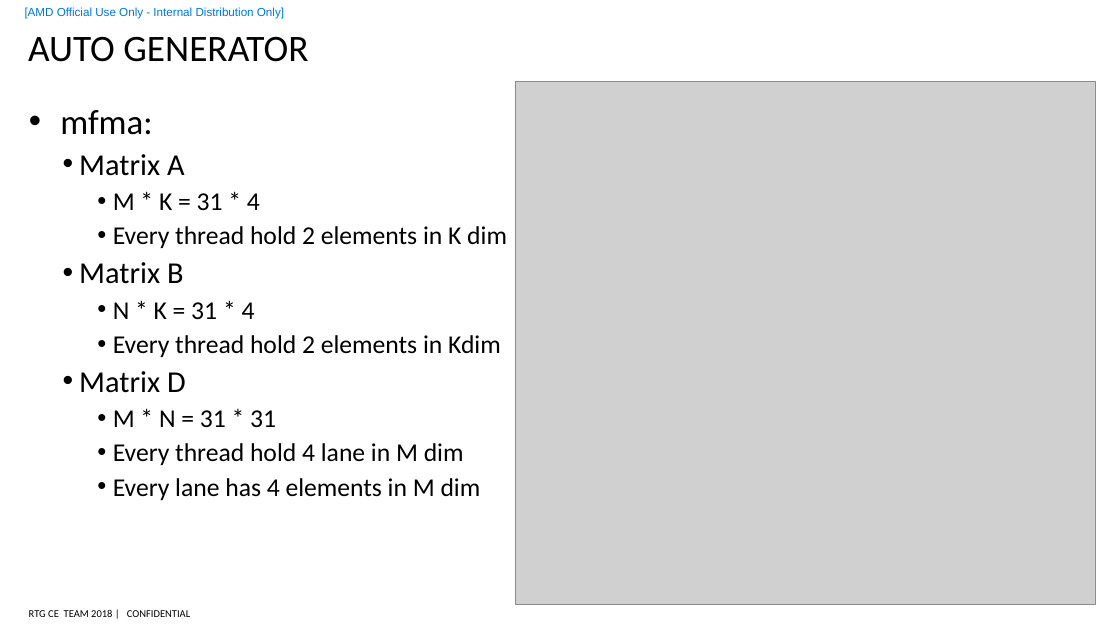
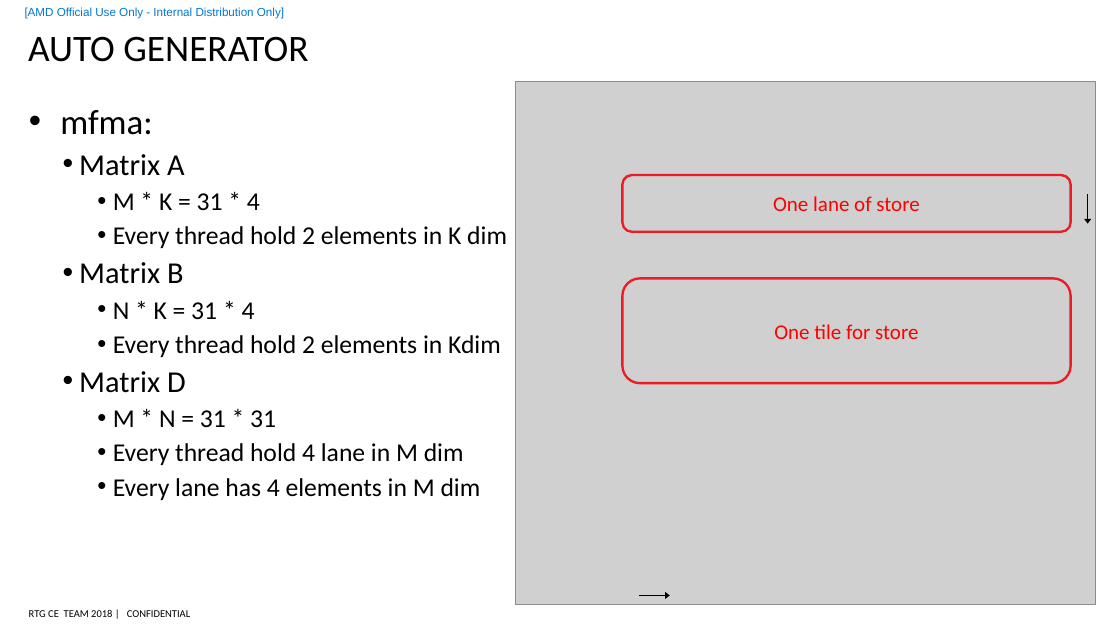
Before and after one commit to feifei14119/TensileLite, a slide deck: slide 4 of doc/mfma gemm.pptx. Drawn at 1120x630 pixels with LibreOffice and Linux fonts; fonts in the diff are those of the drawing; grey boxes stand for pictures; background and template pictures are left out. Boxes give left, top, right and bottom in pixels: in the first picture for what was removed or moved away, otherwise in the second. Text is boxed around its words. In the diff, an @@ line names an element or a change of style, - is before the commit and + after.

```diff
--- a/doc/mfma gemm.pptx
+++ b/doc/mfma gemm.pptx
@@ rounded rectangle added at bbox=[623, 175, 1071, 232], outline #ED1C24 2 pt, 18 pt, text #FF0000 @@
+One lane of store
@@ arrow added from (1088, 194) to (1088, 223), #000000 0.75 pt @@
@@ rounded rectangle added at bbox=[623, 278, 1071, 383], outline #ED1C24 2 pt, 18 pt, text #FF0000 @@
+One tile for store
@@ arrow added from (639, 596) to (670, 596), #000000 0.75 pt @@
```
Also in this commit, not shown: 1 other slide changed, 24 other files.
